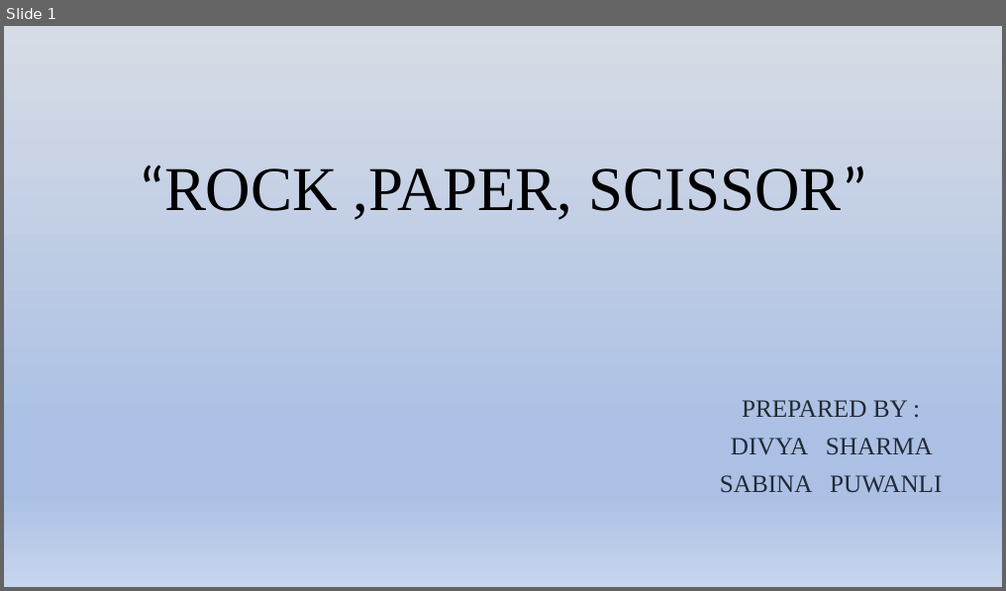
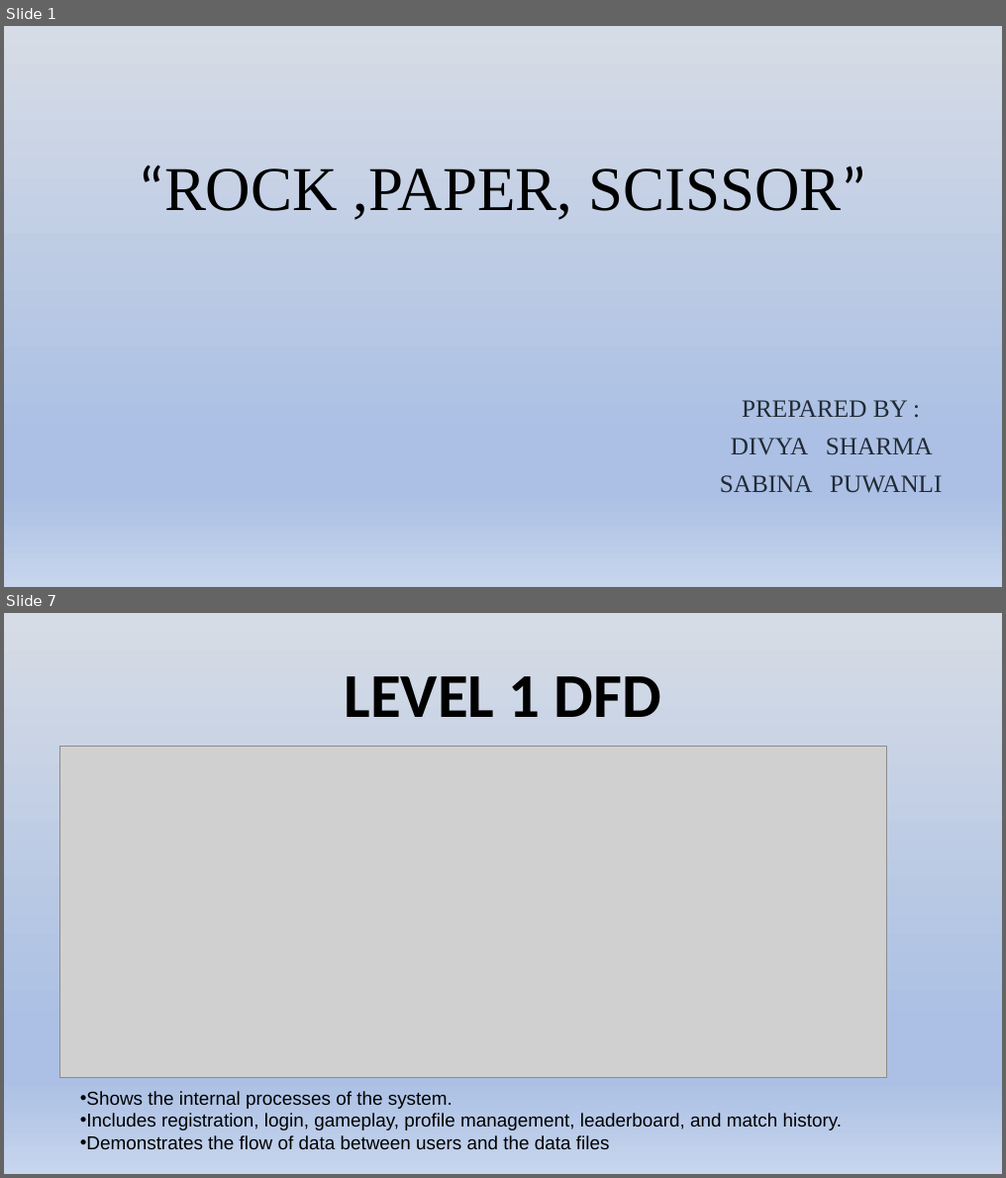
Before and after one commit to Bachelor-Of-Computer-Application/project-sd, a slide deck: 2nd sem final presentation.pptx. Shown one above the other, each under a label of ours: slide 1 before the commit, slides 1 and 7 after it; the slides between them are not shown. The pictures are 1006x591 and 1006x1178 pixels, drawn with LibreOffice and Linux fonts; fonts in the diff are those of the drawing; grey boxes stand for pictures. Boxes give left, top, right and bottom in pixels: in the first picture for what was removed or moved away, otherwise in the second. Text is boxed around its words. In the diff, an @@ line names an element or a change of style, - is before the commit and + after.

```diff
--- a/2nd sem final presentation.pptx
+++ b/2nd sem final presentation.pptx
@@ slide 7 added at bbox=[4, 613, 1002, 1174], background gradient #D6DCE5 to #ABC0E4 to #C7D5ED @@
@@ title added at bbox=[345, 676, 661, 717], 60 pt, text #000000, bold @@
+LEVEL 1 DFD
@@ picture added at bbox=[59, 747, 887, 1078] @@
@@ text added at bbox=[80, 1091, 842, 1150], 18 pt, text #000000 @@
+• Shows the internal processes of the system.
+• Includes registration, login, gameplay, profile management, leaderboard, and match history.
+• Demonstrates the flow of data between users and the data files
```
Also in this commit, not shown: 2 slides changed, 7 other slides added, 1 slide removed, 2 other files.
